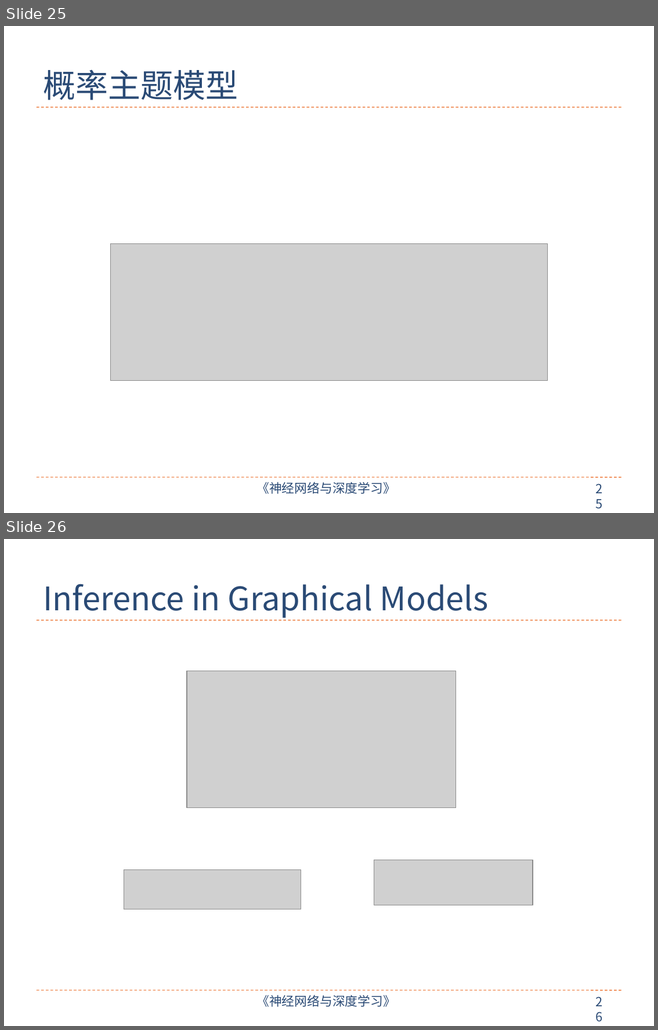
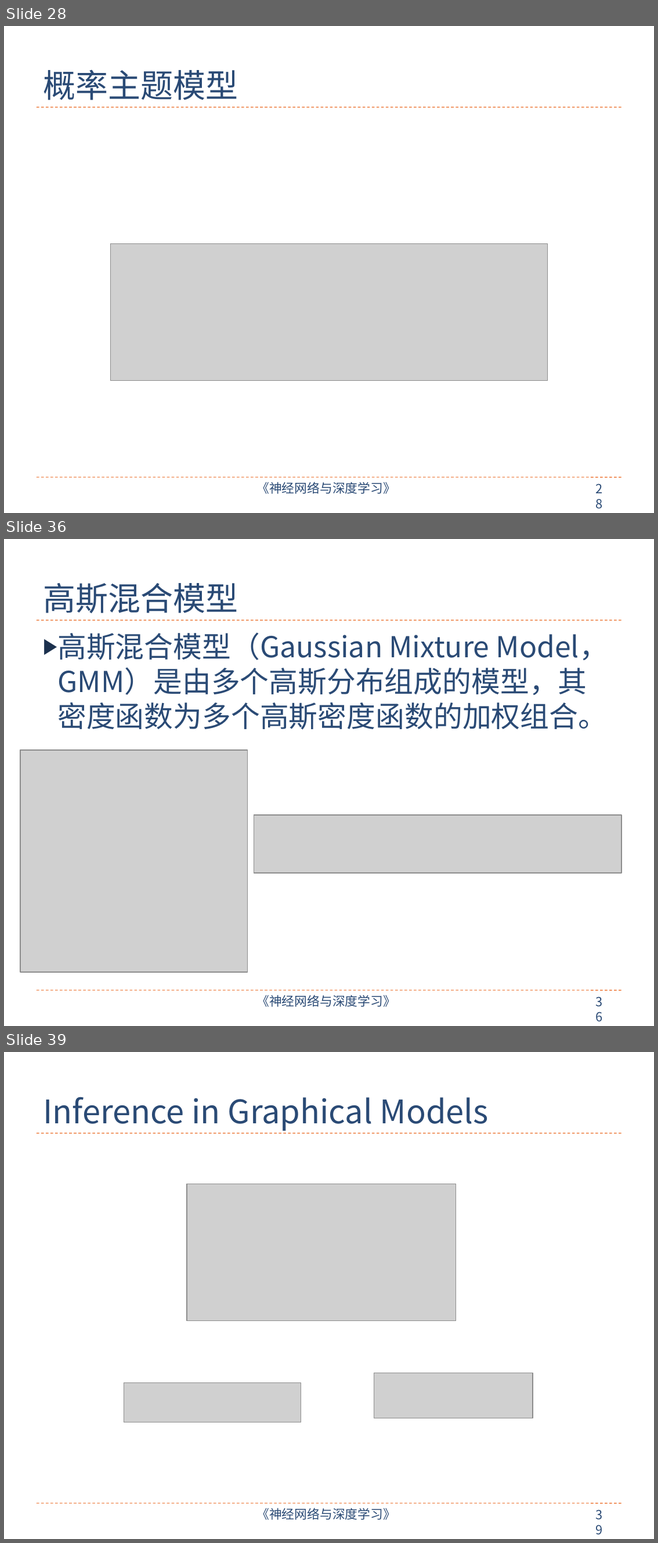
Before and after one commit to nndl/nndl.github.io, a slide deck: ppt/chap-概率图模型.pptx. Shown one above the other, each under a label of ours: slides 25 and 26 before the commit, slides 28, 36 and 39 after it; the slides between them are not shown. The pictures are 658x1030 and 658x1543 pixels, drawn with LibreOffice and Linux fonts; fonts in the diff are those of the drawing; grey boxes stand for pictures. Boxes give left, top, right and bottom in pixels: in the first picture for what was removed or moved away, otherwise in the second. Text is boxed around its words. In the diff, an @@ line names an element or a change of style, - is before the commit and + after.

```diff
--- a/ppt/chap-概率图模型.pptx
+++ b/ppt/chap-概率图模型.pptx
@@ slide 36 added at (x1=4, y1=539, x2=654, y2=1026), background #FFFFFF; not listed: 4 template elements that a slide beside it also shows @@
@@ title added at (x1=43, y1=583, x2=238, y2=613), 36 pt, text #2A4A75 @@
+高斯混合模型
@@ text added at (x1=57, y1=632, x2=608, y2=730), 32 pt, text #2A4A75 @@
+▶ 高斯混合模型（Gaussian Mixture Model，GMM）是由多个高斯分布组成的模型，其密度函数为多个高斯密度函数的加权组合。
@@ picture added at (x1=20, y1=750, x2=248, y2=972) @@
@@ picture added at (x1=254, y1=815, x2=621, y2=873) @@
@@ what was slide 25 is now slide 28 @@
@@ page number at (x1=589, y1=478, x2=615, y2=500): text changed @@
-25
+28
@@ what was slide 26 is now slide 39 @@
@@ page number at (x1=589, y1=1504, x2=615, y2=1526): text changed @@
-26
+39
```
Also in this commit, not shown: 8 slides changed, 12 other slides added, 4 slides removed, 3 other files.
